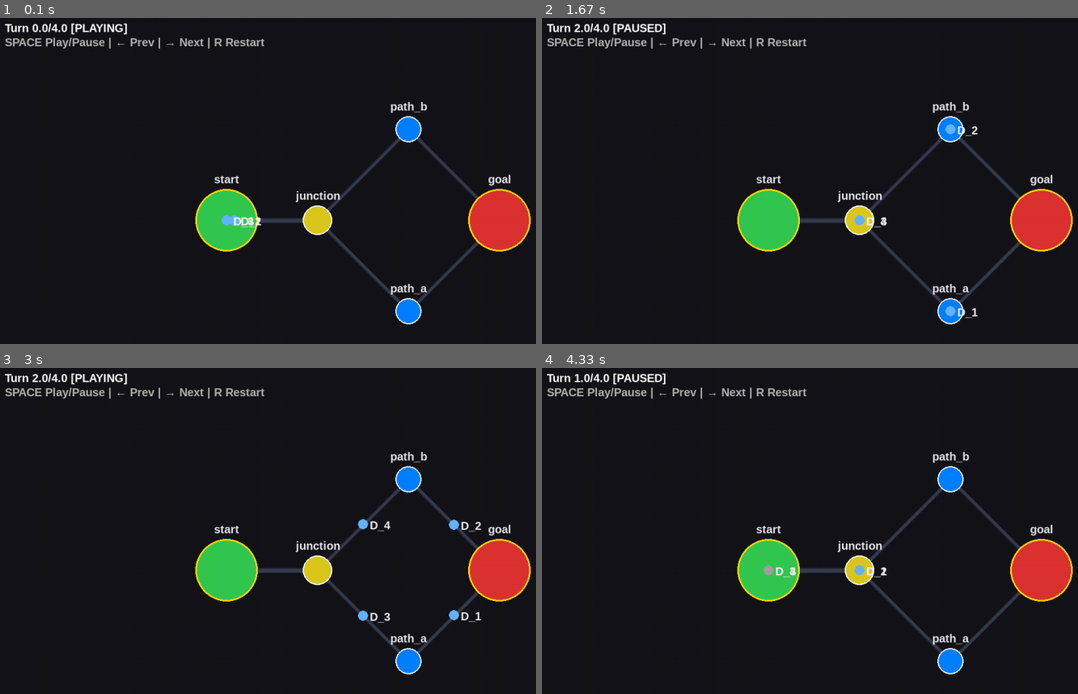
Above: before the commit, frames 1-4 (two rows, left to right).
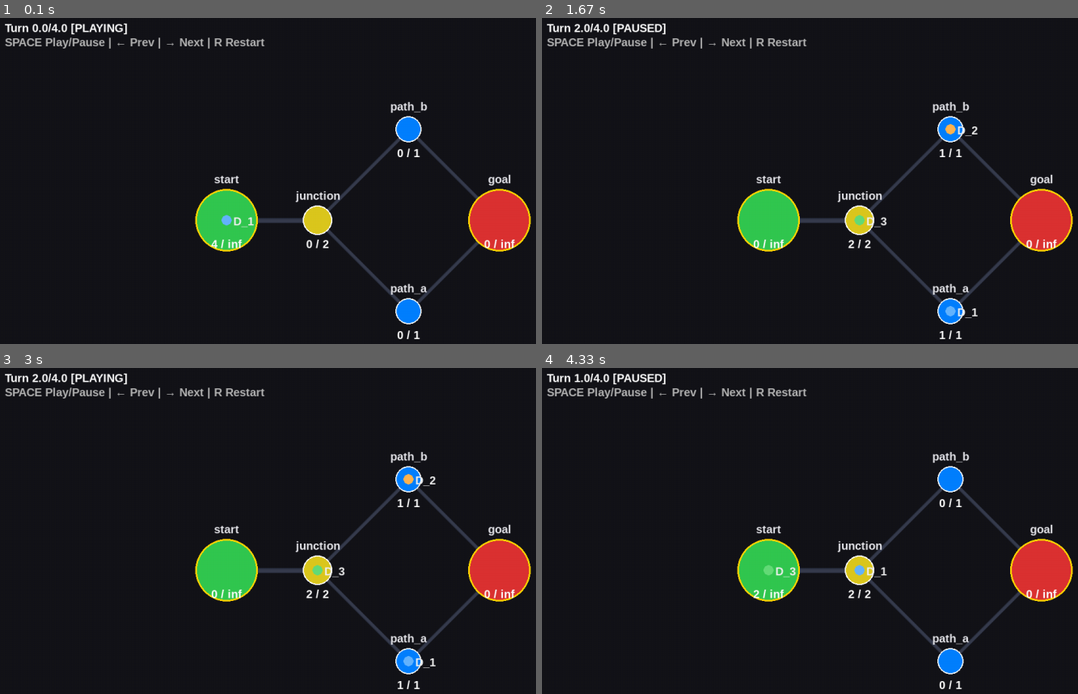
Above: after the commit, the same moments.

Repository: Irohs6/fly_in_v2
Game: pygame game, started from main.py
Same seed, same stepped clock (60 frames per second), same inputs: the game is played once before the commit and once after it.
Inputs (mouse positions are in pixels of both pictures, inside the frame that each line leads up to):
- Up to frame 1 (0.1 s): no input
- Up to frame 2 (1.67 s): hold Space 0.33-0.8 s; hold Right 0.33-0.8 s; move the mouse to (879, 236) at 0.37 s; tap Space at 0.83 s; hold Right 1.17-1.63 s; move the mouse to (729, 223) at 1.2 s
- Up to frame 3 (3 s): click (134, 664) at 2.22 s; tap Space at 2.5 s; tap C at 2.83 s
- Up to frame 4 (4.33 s): hold Left 3.17-3.7 s; move the mouse to (917, 433) at 3.2 s; click (643, 560) at 3.78 s; click "start" at 4.12 s

The runs differ from the first frame. In frame 1, 0.4% of the frame differs, in the area x 39-97%, y 39-99%; in frame 2, 0.4%; in frame 3, 1.0%, in the area x 39-97%, y 32-99%; in frame 4, 0.4%.

Commit message:
optimisation

Diff:
--- a/src/model/drone.py
+++ b/src/model/drone.py
@@ -5,7 +5,7 @@
 class Drone:
     def __init__(
         self,
-        drone_id: str,
+        drone_id: int,
         current_zone: Hub
     ) -> None:
         self.drone_id = drone_id
@@ -26,7 +26,6 @@
 
     def move_to_zone(
         self,
-        connection: Connection,
         zone: Hub,
     ) -> None:
         if self.current_zone is None:
@@ -46,7 +45,6 @@
     def begin_transit(
         self,
         connection: Connection,
-        destination: Hub,
         duration: int,
     ) -> None:
         if self.current_zone is None:
--- a/src/model/recorder.py
+++ b/src/model/recorder.py
@@ -30,6 +30,7 @@
         for hub_id, hub in hubs.items():
             hub_states[hub_id] = HubReplayState(
                 nb_drones=hub.nb_drone,
+                capacity=hub.capacity,
             )
 
         frame = ReplayFrame(
--- a/src/model/replay.py
+++ b/src/model/replay.py
@@ -12,6 +12,7 @@
 @dataclass
 class HubReplayState:
     nb_drones: int
+    capacity: int
 
 
 @dataclass
--- a/src/model/simulation.py
+++ b/src/model/simulation.py
@@ -36,7 +36,7 @@
 
         for index in range(nb_drones):
             drone = Drone(
-                f"D_{index + 1}",
+                index + 1,
                 current_zone=self.graph.start_zone,
             )
             drone.set_path(path[1:])
@@ -65,14 +65,13 @@
             drone.current_zone.remove_nb_drone()
             drone.begin_transit(
                 connection,
-                target_zone,
                 target_zone.transit_duration(),
             )
             connection.add_nb_drone()
             target_zone.add_nb_drone()
             return
         drone.current_zone.remove_nb_drone()
-        drone.move_to_zone(connection, target_zone)
+        drone.move_to_zone(target_zone)
         target_zone.add_nb_drone()
         connection.add_nb_drone()
 
--- a/src/view/pygame_view.py
+++ b/src/view/pygame_view.py
@@ -139,6 +139,12 @@
                 font_small,
             )
 
+            replay.draw_info_hub(
+                screen,
+                camera,
+                font_small,
+            )
+
             replay.draw_overlay(
                 screen,
                 font_small,
--- a/src/view/replay_player.py
+++ b/src/view/replay_player.py
@@ -6,6 +6,15 @@
 
 class ReplayPlayer:
     """Lit et affiche les frames enregistrées par la simulation."""
+
+    DRONE_COLORS = (
+            (100, 180, 255),
+            (255, 180, 80),
+            (100, 220, 120),
+            (220, 100, 180),
+            (180, 140, 255),
+            (255, 220, 100),
+        )
 
     def __init__(
         self,
@@ -21,6 +30,17 @@
         self.current_index = 0
         self.elapsed = 0.0
         self.playing = True
+
+    def _drone_color(
+        self,
+        drone_id: int,
+    ) -> tuple[int, int, int]:
+
+        color_index = (
+            drone_id - 1
+        ) % len(self.DRONE_COLORS)
+
+        return self.DRONE_COLORS[color_index]
 
     def handle_event(self, event: pygame.event.Event) -> None:
         if event.type != pygame.KEYDOWN:
@@ -100,57 +120,6 @@
             sy + (ty - sy) * state.progress,
         )
 
-    def _drone_position(
-        self,
-        drone_id: str,
-    ) -> tuple[float, float] | None:
-        if not self.frames:
-            return None
-
-        current_frame = self.frames[self.current_index]
-
-        current_state = current_frame.drones.get(
-            drone_id
-        )
-
-        if current_state is None:
-            return None
-
-        current_pos = self._state_position(
-            current_state
-        )
-
-        if self.current_index >= len(self.frames) - 1:
-            return current_pos
-
-        next_frame = self.frames[
-            self.current_index + 1
-        ]
-
-        next_state = next_frame.drones.get(
-            drone_id
-        )
-
-        if next_state is None:
-            return current_pos
-
-        next_pos = self._state_position(
-            next_state
-        )
-
-        progress = min(
-            1.0,
-            self.elapsed / self.turn_duration,
-        )
-
-        cx, cy = current_pos
-        nx, ny = next_pos
-
-        return (
-            cx + (nx - cx) * progress,
-            cy + (ny - cy) * progress,
-        )
-
     def draw(
         self,
         screen: pygame.Surface,
@@ -167,12 +136,25 @@
         ]
 
         for drone_id, state in current_frame.drones.items():
-            position = self._drone_position(
-                drone_id
-            )
-
-            if position is None:
-                continue
+
+            if state.source == state.target:
+                first_id = min(
+                    (
+                        current_id
+                        for current_id, current_state
+                        in current_frame.drones.items()
+                        if current_state.source == state.source
+                        and current_state.target == state.target
+                    ),
+                    default=None,
+                )
+
+                if drone_id != first_id:
+                    continue
+
+            position = self._state_position(
+                state
+            )
 
             screen_position = camera.world_to_screen(
                 position[0],
@@ -185,7 +167,6 @@
                 screen,
                 screen_position,
                 drone_id,
-                state.status,
                 font,
             )
 
@@ -193,20 +174,10 @@
         self,
         screen: pygame.Surface,
         position: tuple[int, int],
-        drone_id: str,
-        status: str,
-        font: pygame.font.Font,
-    ) -> None:
-        color = (100, 180, 255)
-
-        if status == "in_transit":
-            color = (255, 180, 80)
-
-        elif status == "waiting":
-            color = (160, 160, 160)
-
-        elif status == "delivered":
-            color = (100, 220, 120)
+        drone_id: int,
+        font: pygame.font.Font,
+    ) -> None:
+        color = self._drone_color(drone_id)
 
         pygame.draw.circle(
             screen,
@@ -216,7 +187,7 @@
         )
 
         label = font.render(
-            drone_id,
+            f"D_{drone_id}",
             True,
             (240, 240, 240),
         )
@@ -287,29 +258,24 @@
 
         for hub_id, hub_state in frame.hubs.items():
 
-            world_position = self.hub_positions.get(hub_id)
-
-            if world_position is None:
-                continue
-
-            screen_position = camera.world_to_screen(
-                world_position[0],
-                world_position[1],
+            info = font.render(
+                f"{hub_state.nb_drones} / {hub_state.capacity}",
+                True,
+                (255, 255, 255),
+            )
+
+            hub_position = camera.world_to_screen(
+                self.hub_positions[hub_id][0],
+                self.hub_positions[hub_id][1],
                 screen_w,
                 screen_h,
             )
 
-            info = font.render(
-                str(hub_state.nb_drones),
-                True,
-                (255, 255, 255),
-            )
-
             info_rect = info.get_rect()
 
             info_rect.midtop = (
-                screen_position[0],
-                screen_position[1] + 30,
+                hub_position[0],
+                hub_position[1] + 30,
             )
 
             screen.blit(info, info_rect)
--- a/tests/test_model_entities.py
+++ b/tests/test_model_entities.py
@@ -106,7 +106,7 @@
     conn = Connection(source=start, target=end, capacity=2)
     drone = Drone(drone_id="D1", current_zone=start)
 
-    drone.begin_transit(connection=conn, cost=2, destination=end)
+    drone.begin_transit(connection=conn, cost=2)
     assert drone.in_transit is True
     assert drone.destination is end
     assert drone.moving_connection == (True, conn)
